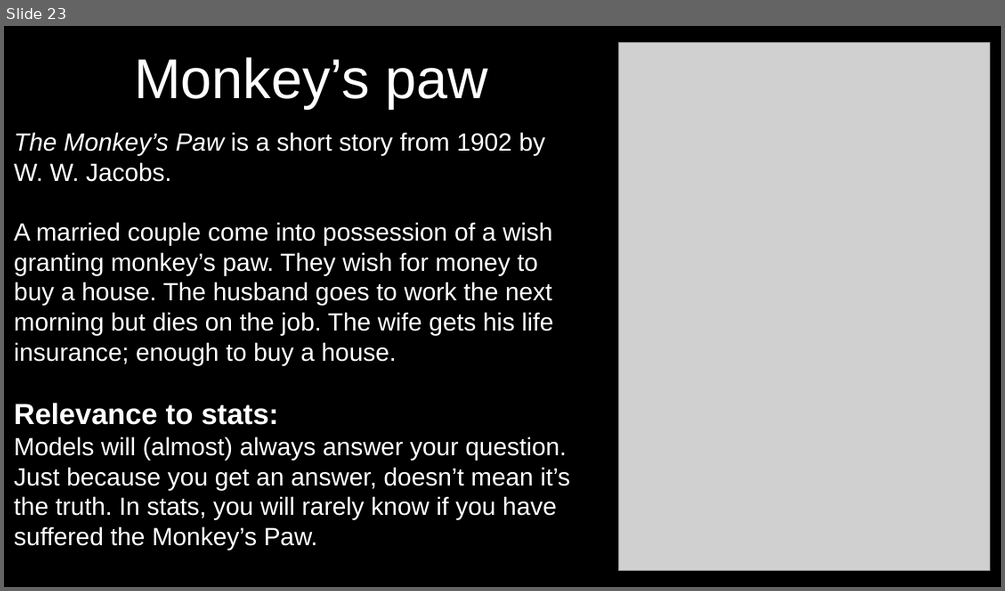
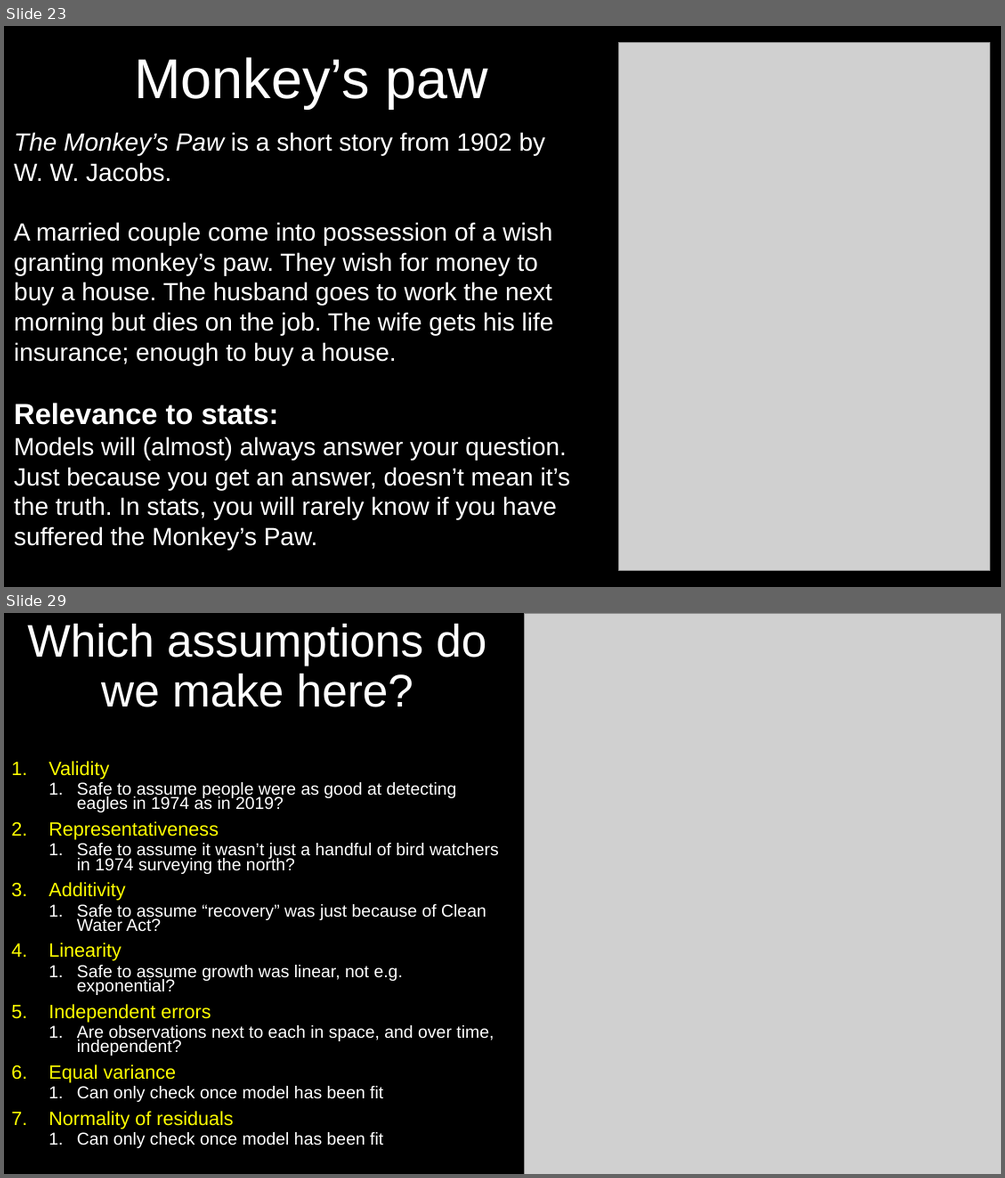
Before and after one commit to DeonRoos/stats-for-biologists, a slide deck: Lectures/Lecture 01.2 Introduction to linear models.pptx. Shown one above the other, each under a label of ours: slide 23 before the commit, slides 23 and 29 after it; the slides between them are not shown. The pictures are 1005x591 and 1005x1178 pixels, drawn with LibreOffice and Linux fonts; fonts in the diff are those of the drawing; grey boxes stand for pictures. Boxes give left, top, right and bottom in pixels: in the first picture for what was removed or moved away, otherwise in the second. Text is boxed around its words. In the diff, an @@ line names an element or a change of style, - is before the commit and + after.

```diff
--- a/Lectures/Lecture 01.2 Introduction to linear models.pptx
+++ b/Lectures/Lecture 01.2 Introduction to linear models.pptx
@@ slide 29 added at [4,613,1001,1174], background #000000 @@
@@ title added at [27,623,486,707], 44 pt, text #FFFFFF @@
+Which assumptions do we make here?
@@ picture added at [524,613,1001,1174] @@
@@ text added at [48,761,499,1148], 16.6 pt, text #FFFFFF @@
+1. Validity
+  1. Safe to assume people were as good at detecting eagles in 1974 as in 2019?
+2. Representativeness
+  1. Safe to assume it wasn’t just a handful of bird watchers in 1974 surveying the north?
+3. Additivity
+  1. Safe to assume “recovery” was just because of Clean Water Act?
+4. Linearity
+  1. Safe to assume growth was linear, not e.g. exponential?
+5. Independent errors
+  1. Are observations next to each in space, and over time, independent?
+6. Equal variance
+  1. Can only check once model has been fit
+7. Normality of residuals
+  1. Can only check once model has been fit
```
Also in this commit, not shown: 1 slide changed, 4 other slides added, 11 other files.
